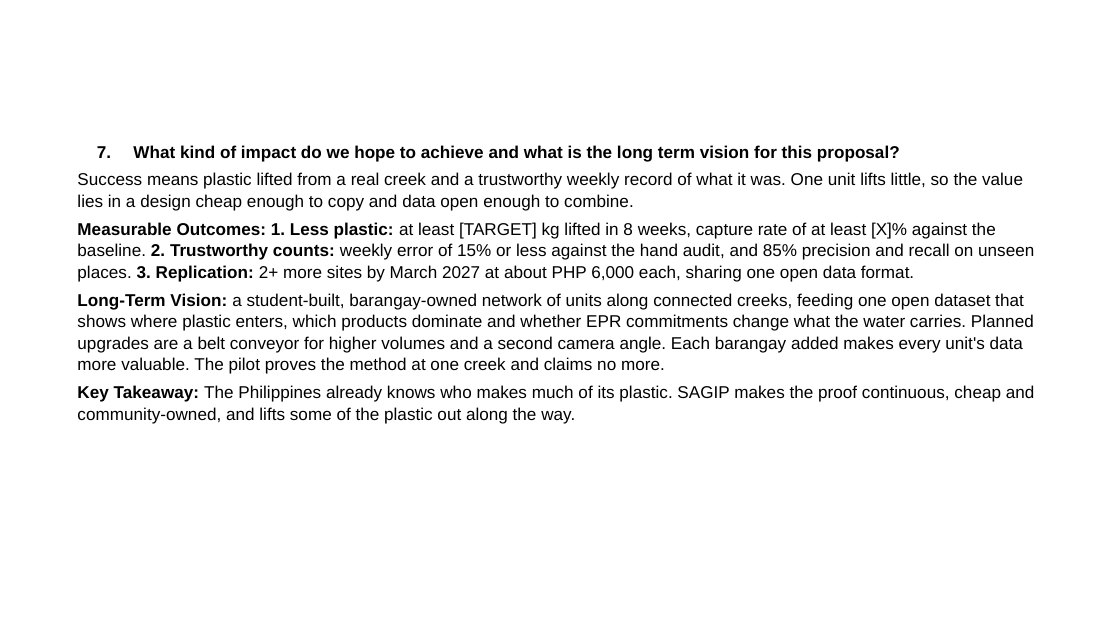
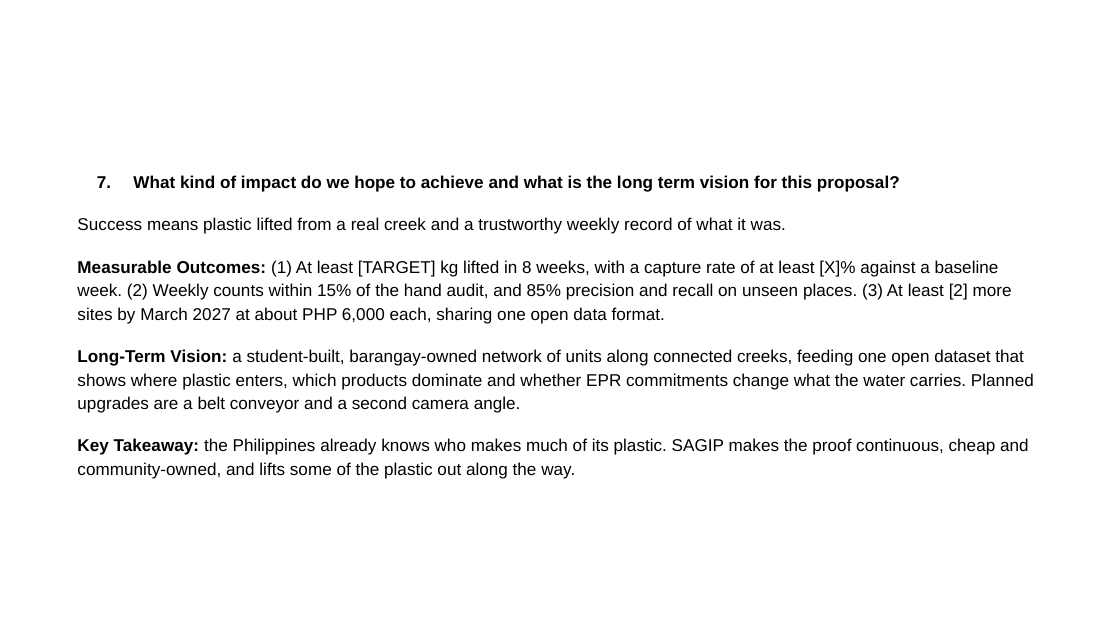
Before and after one commit to tmommu/research, a slide deck: slide 6 of sft_entry/SAGIP_SFT2026_Entry_PPT.pptx. Drawn at 1120x630 pixels with LibreOffice and Linux fonts; fonts in the diff are those of the drawing; background and template pictures are left out. Boxes give left, top, right and bottom in pixels: in the first picture for what was removed or moved away, otherwise in the second. Text is boxed around its words. In the diff, an @@ line names an element or a change of style, - is before the commit and + after.

```diff
--- a/sft_entry/SAGIP_SFT2026_Entry_PPT.pptx
+++ b/sft_entry/SAGIP_SFT2026_Entry_PPT.pptx
@@ text "What kind of impact do ...": place and size @@
-text "What kind of impact do ..." at <box>77,145,1035,424</box>
+text "What kind of impact do ..." at <box>77,175,1034,479</box>
@@ text at <box>133,175,900,192</box>: line spacing 1.05 to 1.15; more space between paragraphs @@
@@ text at <box>77,217,1034,479</box>: text changed @@
-Success means plastic lifted from a real creek and a trustworthy weekly record of what it was. One unit lifts little, so the value lies in a design cheap enough to copy and data open enough to combine.
-Measurable Outcomes: 1. Less plastic: at least [TARGET] kg lifted in 8 weeks, capture rate of at least [X]% against the baseline. 2. Trustworthy counts: weekly error of 15% or less against the hand audit, and 85% precision and recall on unseen places. 3. Replication: 2+ more sites by March 2027 at about PHP 6,000 each, sharing one open data format.
-Long-Term Vision: a student-built, barangay-owned network of units along connected creeks, feeding one open dataset that shows where plastic enters, which products dominate and whether EPR commitments change what the water carries. Planned upgrades are a belt conveyor for higher volumes and a second camera angle. Each barangay added makes every unit's data more valuable. The pilot proves the method at one creek and claims no more.
-Key Takeaway: The Philippines already knows who makes much of its plastic. SAGIP makes the proof continuous, cheap and community-owned, and lifts some of the plastic out along the way.
+Success means plastic lifted from a real creek and a trustworthy weekly record of what it was.
+Measurable Outcomes: (1) At least [TARGET] kg lifted in 8 weeks, with a capture rate of at least [X]% against a baseline week. (2) Weekly counts within 15% of the hand audit, and 85% precision and recall on unseen places. (3) At least [2] more sites by March 2027 at about PHP 6,000 each, sharing one open data format.
+Long-Term Vision: a student-built, barangay-owned network of units along connected creeks, feeding one open dataset that shows where plastic enters, which products dominate and whether EPR commitments change what the water carries. Planned upgrades are a belt conveyor and a second camera angle.
+Key Takeaway: the Philippines already knows who makes much of its plastic. SAGIP makes the proof continuous, cheap and community-owned, and lifts some of the plastic out along the way.
```
Also in this commit, not shown: 5 other slides changed, 9 other files.
